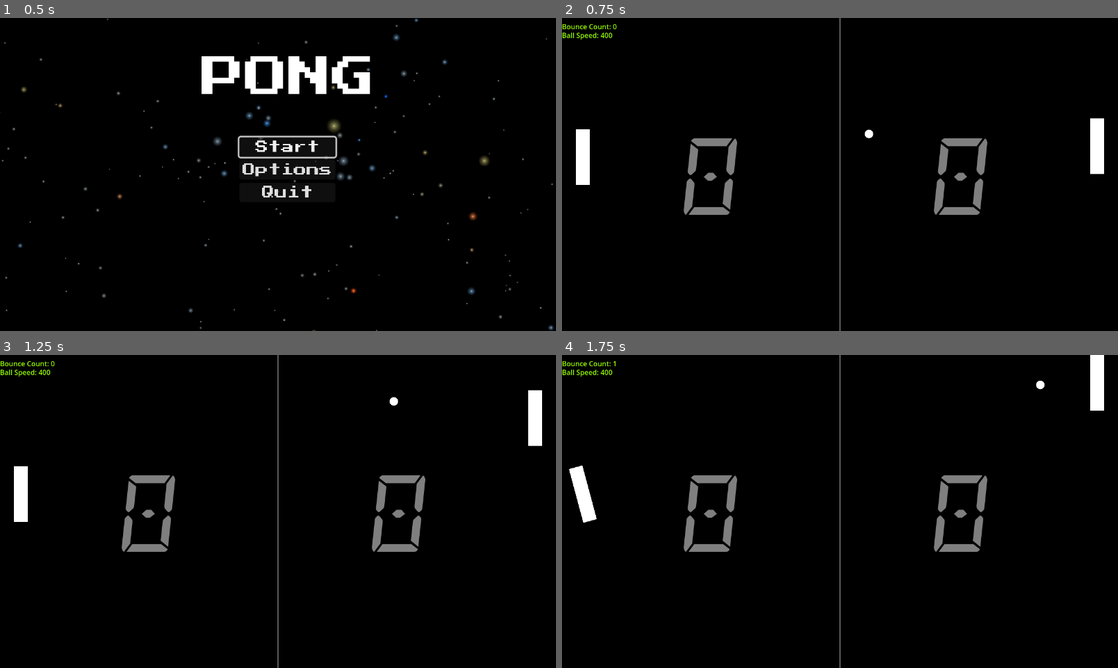
Above: before the commit, frames 1-4 (two rows, left to right).
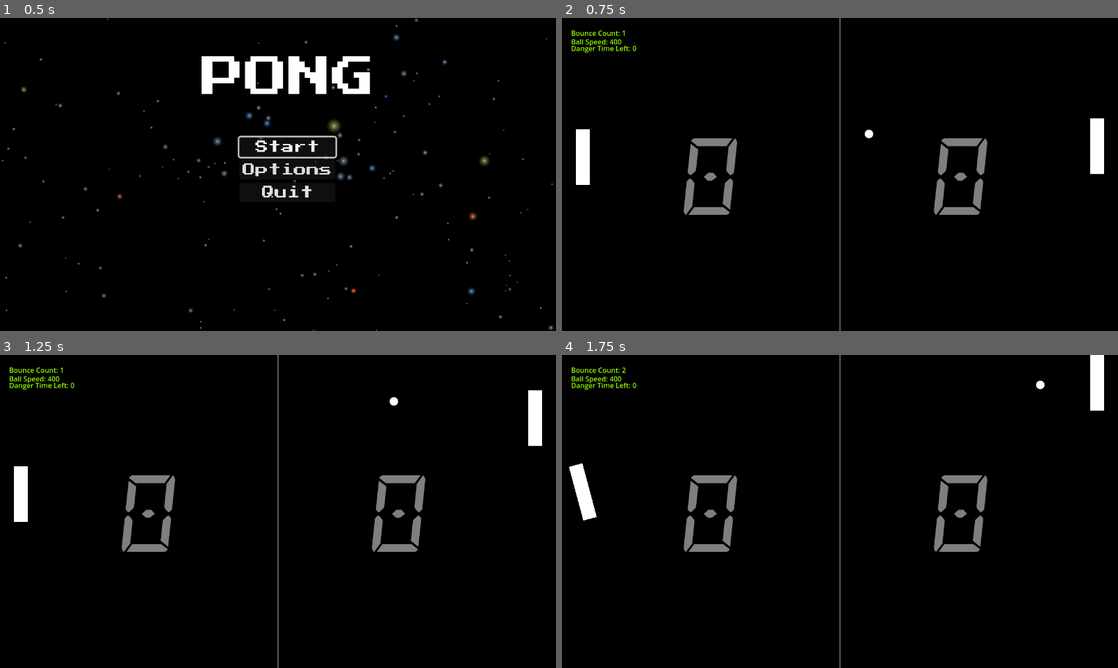
Above: after the commit, the same moments.

Repository: thejacer87/Pong
Game: Godot game, scene res://MainMenu/MainMenu.tscn
The game is run twice, just before and just after one commit, with the same random seed, the same clock (stepped at 60 frames per second) and the same inputs.
Inputs (mouse positions are in pixels of both pictures, inside the frame that each line leads up to):
- Up to frame 1 (0.5 s): no input
- Up to frame 2 (0.75 s): click "Start" at 0.5 s
- Up to frame 3 (1.25 s): no input
- Up to frame 4 (1.75 s): move the mouse to (962, 495) at 1.27 s; hold A (paddle_rotate_up) from 1.28 s (still down); hold Space (smack) from 1.28 s (still down); tap Mouse wheel down (wheel_down, bound only after the commit) at 1.55 s

Frame 1 is identical in both runs. In frame 2, 0.4% of the frame differs, in the area x 0-14%, y 2-12%; in frame 3, 0.4%; in frame 4, 0.5%, in the area x 0-14%, y 2-54%.

Commit message:
Danger ball (#11)
* Adds mouse wheel to scroll

* Danger ball addition

* makes ball red in danger mode, AI avoids ball, decrement points if player hits danger ball

* adds sound effect

Co-authored-by: mdupree <mdupree@acromedia.com>

Diff:
--- a/AI.gd
+++ b/AI.gd
@@ -4,23 +4,33 @@
 const SPEED = 300.0
 @onready var score = 0
 var ball
+var hit_zone_offset = 32
 
 func _ready():
 	ball = get_parent().find_child("Ball")
 
 func _physics_process(delta):
-	var direction = Vector2(0, move_to_target(ball))
+	var direction = Vector2(0, move(ball))
 	velocity.y = direction.y * SPEED
 	move_and_slide()
 
-func move_to_target(target):
-	if abs(target.position.y - position.y) > 32:
+func move(target):
+	var direction = 0
+	if target.is_danger_mode:
+		hit_zone_offset = 40
+
+	if abs(target.position.y - position.y) > hit_zone_offset:
 		if target.position.y > position.y:
-			return 1
+			direction = 1
 		else:
-			return -1
-	else:
-		return 0
+			direction = -1
+
+	if target.is_danger_mode:
+		direction *= -1
+
+	return direction
 
 func add_points(points = 1):
 	score += points
+	if score < 0:
+		score = 0
--- a/Ball.gd
+++ b/Ball.gd
@@ -2,45 +2,83 @@
 class_name Ball
 @export var speed = 400
 
+signal entered_danger_mode
+signal exited_danger_mode
+
+const MAX_SPEED = 800
+
+@onready var timer = $Timer
+@onready var audio_stream_player = $AudioStreamPlayer
+@onready var danger_audio = $AudioStreamPlayer2
+
+var danger_bounce = preload("res://assets/sounds/danger_bounce.wav")
+var bounce = preload("res://assets/sounds/paddle_bounce.wav")
+var danger_sfx = preload("res://assets/sounds/danger_mode_start.wav")
 var direction = Vector2.ZERO
 var velocity = Vector2.ZERO
-var bounce_counter = 0;
+var bounce_counter = 1;
 var speed_modifier = 1.05
 var default_speed;
+var is_danger_mode = false
 
 # Called when the node enters the scene tree for the first time.
 func _ready():
 	default_speed = speed;
 	reset_ball()
 
-
 # Called every frame. 'delta' is the elapsed time since the previous frame.
 func _physics_process(delta):
 	velocity = direction * speed
 
-	_ball_speed_modifier()
-
 	var collision = move_and_collide(direction * speed * delta)
 
 	if collision:
+		_ball_speed_modifier()
 		var collider = collision.get_collider()
 		direction = direction.bounce(collision.get_normal())
-		bounce_counter += 1
-		if collider is Paddle and collider.is_smacking:
-			increase_speed(1.5)
+		play_bounce_sfx()
+
+		if not is_danger_mode:
+			bounce_counter += 1
+		if (collider is Paddle or collider is AI) and is_danger_mode:
+			collider.add_points(-2)
+
 
 func _ball_speed_modifier():
-	if (bounce_counter == 10):
+	if (bounce_counter % 10 == 0):
 		increase_speed(speed_modifier)
-		bounce_counter = 0;
+	elif (bounce_counter % 9 == 0 and not is_danger_mode):
+		play_danger_sfx()
+		is_danger_mode = true
+		emit_signal("entered_danger_mode")
+		timer.start()
+		modulate = '#FF0000'
 
 func increase_speed(modifier):
 	speed *= modifier
+
+	if speed > MAX_SPEED:
+		speed = MAX_SPEED
 
 func reset_ball():
 	direction.x = [-1,1][randi() % 2]
 	direction.y = [-0.8,0.8][randi() % 2]
 	position.x = 640
 	position.y = 320
-	bounce_counter = 0
+	bounce_counter = 1
 	speed = default_speed
+
+func _on_timer_timeout():
+	bounce_counter += 1
+	is_danger_mode = false
+	modulate = '#FFF'
+	emit_signal("exited_danger_mode")
+
+func play_bounce_sfx():
+	var sfx = danger_bounce if is_danger_mode else bounce
+	audio_stream_player.stream = sfx
+	audio_stream_player.playing = true
+
+func play_danger_sfx():
+	danger_audio.stream = danger_sfx
+	danger_audio.playing = true
--- a/Ball.tscn
+++ b/Ball.tscn
@@ -1,7 +1,9 @@
-[gd_scene load_steps=4 format=3 uid="uid://b4mgrn4k371np"]
+[gd_scene load_steps=6 format=3 uid="uid://b4mgrn4k371np"]
 
 [ext_resource type="Script" path="res://Ball.gd" id="1_hjfog"]
 [ext_resource type="Texture2D" uid="uid://doc70u3obvf3" path="res://assets/ball.png" id="2_tel13"]
+[ext_resource type="AudioStream" uid="uid://b6vp6j0tcn2dd" path="res://assets/sounds/paddle_bounce.wav" id="3_wh3sb"]
+[ext_resource type="AudioStream" uid="uid://c3q3u1xamnrwl" path="res://assets/sounds/danger_mode_start.wav" id="4_tkwdb"]
 
 [sub_resource type="CircleShape2D" id="CircleShape2D_hyg5h"]
 
@@ -15,3 +17,15 @@
 
 [node name="CollisionShape2D" type="CollisionShape2D" parent="."]
 shape = SubResource("CircleShape2D_hyg5h")
+
+[node name="Timer" type="Timer" parent="."]
+wait_time = 10.0
+
+[node name="AudioStreamPlayer" type="AudioStreamPlayer" parent="."]
+stream = ExtResource("3_wh3sb")
+volume_db = -0.045
+
+[node name="AudioStreamPlayer2" type="AudioStreamPlayer" parent="."]
+stream = ExtResource("4_tkwdb")
+
+[connection signal="timeout" from="Timer" to="." method="_on_timer_timeout"]
--- /dev/null
+++ b/DangerWall.gd
@@ -0,0 +1,15 @@
+extends StaticBody2D
+
+
+# Called when the node enters the scene tree for the first time.
+func _ready():
+	pass # Replace with function body.
+
+
+# Called every frame. 'delta' is the elapsed time since the previous frame.
+func _process(delta):
+	pass
+
+func set_danger_mode(mode = false):
+	visible = mode
+	$CollisionShape2D.set_deferred('disabled', !mode)
--- /dev/null
+++ b/DangerWall.tscn
@@ -0,0 +1,20 @@
+[gd_scene load_steps=4 format=3 uid="uid://c352g5yk80bt0"]
+
+[ext_resource type="Script" path="res://DangerWall.gd" id="1_0h4ey"]
+[ext_resource type="Texture2D" uid="uid://dkbso8ph6t6hm" path="res://assets/pixel.png" id="1_8xnlo"]
+
+[sub_resource type="RectangleShape2D" id="RectangleShape2D_3dsgo"]
+size = Vector2(1500, 20)
+
+[node name="DangerWall" type="StaticBody2D"]
+visible = false
+script = ExtResource("1_0h4ey")
+
+[node name="CollisionShape2D" type="CollisionShape2D" parent="."]
+shape = SubResource("RectangleShape2D_3dsgo")
+disabled = true
+
+[node name="Sprite2D" type="Sprite2D" parent="."]
+modulate = Color(1, 0, 0, 1)
+scale = Vector2(1500, 20)
+texture = ExtResource("1_8xnlo")
--- a/Main.gd
+++ b/Main.gd
@@ -6,8 +6,12 @@
 @onready var zone_1 = $ScoringZone1
 @onready var zone_2 = $ScoringZone2
 @onready var pause = $Pause
+@onready var dangerWallTop = $DangerWallTop
+@onready var dangerWallBottom = $DangerWallBottom
+@onready var dangerWallLeft = $DangerWallLeft
+@onready var dangerWallRight = $DangerWallRight
 
-const winning_score = 2
+const winning_score = 10
 
 func _ready():
 	reset()
@@ -35,6 +39,8 @@
 	unpause_game()
 	zone_1.scored.connect(on_scored.bind(paddle_2))
 	zone_2.scored.connect(on_scored.bind(paddle_1))
+	ball.entered_danger_mode.connect(set_danger_mode.bind(true))
+	ball.exited_danger_mode.connect(set_danger_mode.bind(false))
 	paddle_1.score = 0
 	paddle_2.score = 0
 	pause.resume_game.connect(unpause_game)
@@ -50,3 +56,9 @@
 
 func go_to_main_menu():
 	get_tree().change_scene_to_file("res://MainMenu/MainMenu.tscn")
+
+func set_danger_mode(mode = false):
+	dangerWallTop.set_danger_mode(mode)
+	dangerWallBottom.set_danger_mode(mode)
+	dangerWallLeft.set_danger_mode(mode)
+	dangerWallRight.set_danger_mode(mode)
--- a/Main.tscn
+++ b/Main.tscn
@@ -9,6 +9,8 @@
 [ext_resource type="PackedScene" uid="uid://0t7fdjjkiswj" path="res://UI.tscn" id="5_wcver"]
 [ext_resource type="PackedScene" uid="uid://dcu7vk4rkix10" path="res://AI.tscn" id="8_wi2pc"]
 [ext_resource type="PackedScene" uid="uid://vh25a5e1avc1" path="res://pause.tscn" id="9_502vg"]
+[ext_resource type="PackedScene" uid="uid://c352g5yk80bt0" path="res://DangerWall.tscn" id="10_bshhr"]
+[ext_resource type="AudioStream" uid="uid://d3nbkc4lf6vd5" path="res://assets/sounds/background_music.mp3" id="11_nnvld"]
 
 [node name="Main" type="Node2D"]
 script = ExtResource("1_s0q0m")
@@ -52,3 +54,21 @@
 visible = false
 grow_horizontal = 2
 grow_vertical = 2
+
+[node name="DangerWallTop" parent="." instance=ExtResource("10_bshhr")]
+position = Vector2(640, 8)
+
+[node name="DangerWallLeft" parent="." instance=ExtResource("10_bshhr")]
+position = Vector2(8, 320)
+rotation = 1.5708
+
+[node name="DangerWallRight" parent="." instance=ExtResource("10_bshhr")]
+position = Vector2(1272, 320)
+rotation = 1.5708
+
+[node name="DangerWallBottom" parent="." instance=ExtResource("10_bshhr")]
+position = Vector2(640, 712)
+
+[node name="BackgroundMusic" type="AudioStreamPlayer" parent="."]
+stream = ExtResource("11_nnvld")
+autoplay = true
--- a/MainMenu/MainMenu.gd
+++ b/MainMenu/MainMenu.gd
@@ -1,5 +1,7 @@
 extends Control
 
+@onready var music_player = $AudioStreamPlayer
+@onready var blip_player = $AudioStreamPlayer2
 
 # Called when the node enters the scene tree for the first time.
 func _ready():
@@ -16,3 +18,19 @@
 
 func _on_quit_button_pressed():
 	get_tree().quit()
+
+
+func play_blip():
+	blip_player.playing = true
+
+
+func _on_start_button_focus_exited():
+	play_blip()
+
+
+func _on_options_button_focus_exited():
+	play_blip()
+
+
+func _on_quit_button_focus_exited():
+	play_blip()
--- a/MainMenu/MainMenu.tscn
+++ b/MainMenu/MainMenu.tscn
@@ -1,8 +1,10 @@
-[gd_scene load_steps=4 format=3 uid="uid://cac0imwvfudqj"]
+[gd_scene load_steps=6 format=3 uid="uid://cac0imwvfudqj"]
 
 [ext_resource type="Script" path="res://MainMenu/MainMenu.gd" id="1_7c3jp"]
 [ext_resource type="Texture2D" uid="uid://dggaom4colwhy" path="res://assets/background/NGC_6087.jpg" id="3_od7as"]
 [ext_resource type="FontFile" uid="uid://dv6ugfdmiq64g" path="res://assets/PressStart2P-Regular.ttf" id="3_yx3d3"]
+[ext_resource type="AudioStream" uid="uid://tr328pgc13qa" path="res://assets/sounds/menu_music.mp3" id="4_4q37f"]
+[ext_resource type="AudioStream" uid="uid://17nrhawtbeh" path="res://assets/sounds/menu_blip.wav" id="5_k8e4f"]
 
 [node name="MainMenu" type="Control"]
 process_mode = 3
@@ -15,6 +17,7 @@
 script = ExtResource("1_7c3jp")
 
 [node name="TextureRect" type="TextureRect" parent="."]
+layout_mode = 0
 offset_left = -3.05176e-05
 offset_right = 1974.0
 offset_bottom = 1458.0
@@ -22,12 +25,14 @@
 texture = ExtResource("3_od7as")
 
 [node name="VBoxContainer2" type="VBoxContainer" parent="."]
+layout_mode = 0
 offset_left = 464.0
 offset_top = 88.0
 offset_right = 864.0
 offset_bottom = 191.0
 
 [node name="Label" type="Label" parent="VBoxContainer2"]
+layout_mode = 2
 offset_right = 400.0
 offset_bottom = 103.0
 theme_override_colors/font_color = Color(1, 1, 1, 1)
@@ -38,6 +43,7 @@
 vertical_alignment = 1
 
 [node name="VBoxContainer" type="VBoxContainer" parent="."]
+layout_mode = 1
 anchors_preset = 8
 anchor_left = 0.5
 anchor_top = 0.5
@@ -53,6 +59,7 @@
 alignment = 1
 
 [node name="StartButton" type="Button" parent="VBoxContainer"]
+layout_mode = 2
 offset_top = 10.0
 offset_right = 120.0
 offset_bottom = 34.0
@@ -61,6 +68,7 @@
 text = "Start"
 
 [node name="OptionsButton" type="Button" parent="VBoxContainer"]
+layout_mode = 2
 offset_top = 38.0
 offset_right = 120.0
 offset_bottom = 62.0
@@ -68,6 +76,7 @@
 text = "Options"
 
 [node name="QuitButton" type="Button" parent="VBoxContainer"]
+layout_mode = 2
 offset_top = 66.0
 offset_right = 120.0
 offset_bottom = 90.0
@@ -75,6 +84,19 @@
 theme_override_fonts/font = ExtResource("3_yx3d3")
 text = "Quit"
 
+[node name="AudioStreamPlayer" type="AudioStreamPlayer" parent="."]
+stream = ExtResource("4_4q37f")
+autoplay = true
+
+[node name="AudioStreamPlayer2" type="AudioStreamPlayer" parent="."]
+stream = ExtResource("5_k8e4f")
+
+[connection signal="focus_entered" from="VBoxContainer/StartButton" to="." method="_on_start_button_focus_entered"]
+[connection signal="focus_exited" from="VBoxContainer/StartButton" to="." method="_on_start_button_focus_exited"]
 [connection signal="pressed" from="VBoxContainer/StartButton" to="." method="_on_start_button_pressed"]
+[connection signal="focus_entered" from="VBoxContainer/OptionsButton" to="." method="_on_options_button_focus_entered"]
+[connection signal="focus_exited" from="VBoxContainer/OptionsButton" to="." method="_on_options_button_focus_exited"]
 [connection signal="pressed" from="VBoxContainer/OptionsButton" to="." method="_on_options_button_pressed"]
+[connection signal="focus_entered" from="VBoxContainer/QuitButton" to="." method="_on_quit_button_focus_entered"]
+[connection signal="focus_exited" from="VBoxContainer/QuitButton" to="." method="_on_quit_button_focus_exited"]
 [connection signal="pressed" from="VBoxContainer/QuitButton" to="." method="_on_quit_button_pressed"]
--- a/Paddle.gd
+++ b/Paddle.gd
@@ -10,8 +10,8 @@
 	rotation = deg_to_rad(15.0) * rotate
 
 	var direction = Input.get_axis("paddle_up", "paddle_down")
-	velocity.y = direction * SPEED
 
+	velocity.y = direction * SPEED if direction else get_mouse_wheel_input()
 	move_and_slide()
 	pass
 
@@ -21,3 +21,13 @@
 
 func add_points(points = 1):
 	score += points
+	if score < 0:
+		score = 0
+
+func get_mouse_wheel_input():
+	if Input.is_action_just_released("wheel_down"):
+		return -300
+	if Input.is_action_just_released("wheel_up"):
+		return 300
+
+	return 0
--- a/debug.gd
+++ b/debug.gd
@@ -10,4 +10,5 @@
 func _process(delta):
 	$MarginContainer/SpeedLabel.text = 'Ball Speed: ' + str(get_node(ball).speed)
 	$MarginContainer2/BounceLabel.text = 'Bounce Count: ' + str(get_node(ball).bounce_counter)
+	$MarginContainer3/DangerBallLabel.text = 'Danger Time Left: ' + str(get_node(ball).timer.time_left)
 	pass
--- a/debug.tscn
+++ b/debug.tscn
@@ -13,17 +13,19 @@
 anchors_preset = 15
 anchor_right = 1.0
 anchor_bottom = 1.0
+offset_left = 21.0
+offset_top = 15.0
+offset_right = 21.0
+offset_bottom = 15.0
 grow_horizontal = 2
 grow_vertical = 2
 script = ExtResource("1_k4qfq")
 
 [node name="MarginContainer" type="MarginContainer" parent="."]
-layout_mode = 0
 offset_right = 171.0
 offset_bottom = 80.0
 
 [node name="SpeedLabel" type="Label" parent="MarginContainer"]
-layout_mode = 2
 offset_top = 27.0
 offset_right = 171.0
 offset_bottom = 53.0
@@ -31,15 +33,26 @@
 label_settings = SubResource("LabelSettings_xh2xt")
 
 [node name="MarginContainer2" type="MarginContainer" parent="."]
-layout_mode = 0
 offset_right = 40.0
 offset_bottom = 40.0
 
 [node name="BounceLabel" type="Label" parent="MarginContainer2"]
-layout_mode = 2
 offset_top = 7.0
 offset_right = 63.0
 offset_bottom = 33.0
 text = "Bounce:"
 label_settings = SubResource("LabelSettings_w5jkp")
 vertical_alignment = 2
+
+[node name="MarginContainer3" type="MarginContainer" parent="."]
+offset_top = 35.0
+offset_right = 102.0
+offset_bottom = 75.0
+
+[node name="DangerBallLabel" type="Label" parent="MarginContainer3"]
+offset_top = 7.0
+offset_right = 102.0
+offset_bottom = 33.0
+text = "Danger ends:"
+label_settings = SubResource("LabelSettings_w5jkp")
+vertical_alignment = 2
--- a/project.godot
+++ b/project.godot
@@ -89,12 +89,14 @@
 "deadzone": 0.5,
 "events": [Object(InputEventKey,"resource_local_to_scene":false,"resource_name":"","device":0,"window_id":0,"alt_pressed":false,"shift_pressed":false,"ctrl_pressed":false,"meta_pressed":false,"pressed":false,"keycode":0,"physical_keycode":65,"unicode":0,"echo":false,"script":null)
 , Object(InputEventKey,"resource_local_to_scene":false,"resource_name":"","device":0,"window_id":0,"alt_pressed":false,"shift_pressed":false,"ctrl_pressed":false,"meta_pressed":false,"pressed":false,"keycode":0,"physical_keycode":4194319,"unicode":0,"echo":false,"script":null)
+, Object(InputEventMouseButton,"resource_local_to_scene":false,"resource_name":"","device":-1,"window_id":0,"alt_pressed":false,"shift_pressed":false,"ctrl_pressed":false,"meta_pressed":false,"button_mask":0,"position":Vector2(0, 0),"global_position":Vector2(0, 0),"factor":1.0,"button_index":1,"pressed":false,"double_click":false,"script":null)
 ]
 }
 paddle_rotate_down={
 "deadzone": 0.5,
 "events": [Object(InputEventKey,"resource_local_to_scene":false,"resource_name":"","device":0,"window_id":0,"alt_pressed":false,"shift_pressed":false,"ctrl_pressed":false,"meta_pressed":false,"pressed":false,"keycode":0,"physical_keycode":68,"unicode":0,"echo":false,"script":null)
 , Object(InputEventKey,"resource_local_to_scene":false,"resource_name":"","device":0,"window_id":0,"alt_pressed":false,"shift_pressed":false,"ctrl_pressed":false,"meta_pressed":false,"pressed":false,"keycode":0,"physical_keycode":4194321,"unicode":0,"echo":false,"script":null)
+, Object(InputEventMouseButton,"resource_local_to_scene":false,"resource_name":"","device":-1,"window_id":0,"alt_pressed":false,"shift_pressed":false,"ctrl_pressed":false,"meta_pressed":false,"button_mask":0,"position":Vector2(0, 0),"global_position":Vector2(0, 0),"factor":1.0,"button_index":2,"pressed":false,"double_click":false,"script":null)
 ]
 }
 smack={
@@ -114,6 +116,16 @@
 , Object(InputEventKey,"resource_local_to_scene":false,"resource_name":"","device":0,"window_id":0,"alt_pressed":false,"shift_pressed":false,"ctrl_pressed":false,"meta_pressed":false,"pressed":false,"keycode":0,"physical_keycode":83,"unicode":0,"echo":false,"script":null)
 ]
 }
+wheel_down={
+"deadzone": 0.5,
+"events": [Object(InputEventMouseButton,"resource_local_to_scene":false,"resource_name":"","device":-1,"window_id":0,"alt_pressed":false,"shift_pressed":false,"ctrl_pressed":false,"meta_pressed":false,"button_mask":0,"position":Vector2(0, 0),"global_position":Vector2(0, 0),"factor":1.0,"button_index":5,"pressed":false,"double_click":false,"script":null)
+]
+}
+wheel_up={
+"deadzone": 0.5,
+"events": [Object(InputEventMouseButton,"resource_local_to_scene":false,"resource_name":"","device":-1,"window_id":0,"alt_pressed":false,"shift_pressed":false,"ctrl_pressed":false,"meta_pressed":false,"button_mask":0,"position":Vector2(0, 0),"global_position":Vector2(0, 0),"factor":1.0,"button_index":4,"pressed":false,"double_click":false,"script":null)
+]
+}
 
 [layer_names]
 
Not shown: 1 places in Main.tscn that only renumber resources
Not shown, added: assets/sounds/background_music.mp3.import
Not shown, added: assets/sounds/danger_bounce.wav.import
Not shown, added: assets/sounds/danger_mode_start.wav.import
Not shown, added: assets/sounds/menu_blip.wav.import
Not shown, added: assets/sounds/menu_music.mp3.import
Not shown, added: assets/sounds/paddle_bounce.wav.import
Not shown, added: assets/sounds/background_music.mp3
Not shown, added: assets/sounds/danger_bounce.wav
Not shown, added: assets/sounds/danger_mode_start.wav
Not shown, added: assets/sounds/menu_blip.wav
Not shown, added: assets/sounds/menu_music.mp3
(and 1 more such lines)
